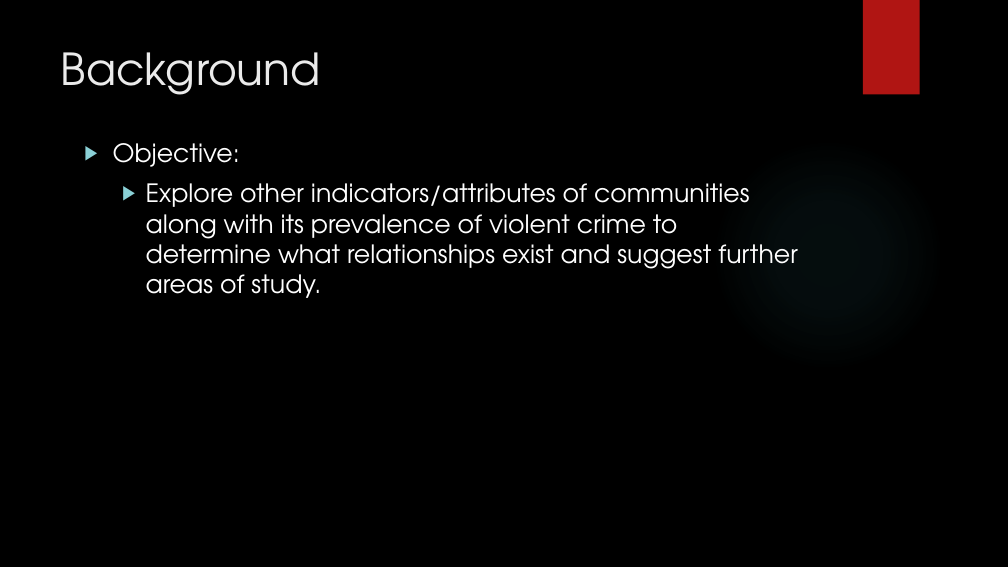
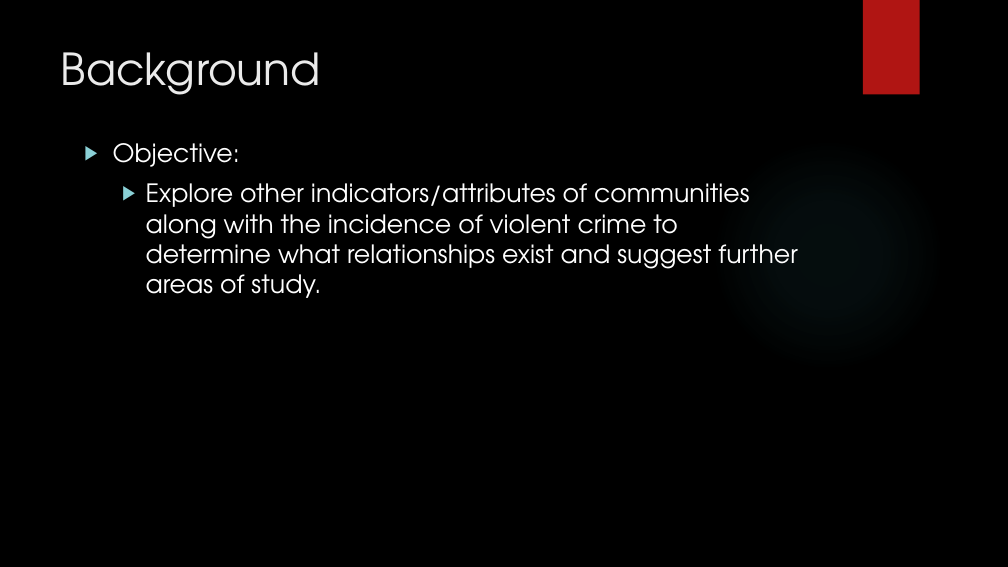
Before and after one commit to Polo08816/DataMining, a slide deck: slide 4 of GroupProject/GroupProject.pptx. Drawn at 1008x567 pixels with LibreOffice and Linux fonts; fonts in the diff are those of the drawing; background and template pictures are left out. Boxes give left, top, right and bottom in pixels: in the first picture for what was removed or moved away, otherwise in the second. Text is boxed around its words. In the diff, an @@ line names an element or a change of style, - is before the commit and + after.

```diff
--- a/GroupProject/GroupProject.pptx
+++ b/GroupProject/GroupProject.pptx
@@ text at box(146, 183, 797, 298): text changed @@
-  ▶ Explore other indicators/attributes of communities along with its prevalence of violent crime to determine what relationships exist and suggest further areas of study.
+  ▶ Explore other indicators/attributes of communities along with the incidence of violent crime to determine what relationships exist and suggest further areas of study.
```
Also in this commit, not shown: 5 other slides changed, 1 slide added, 1 slide removed.
